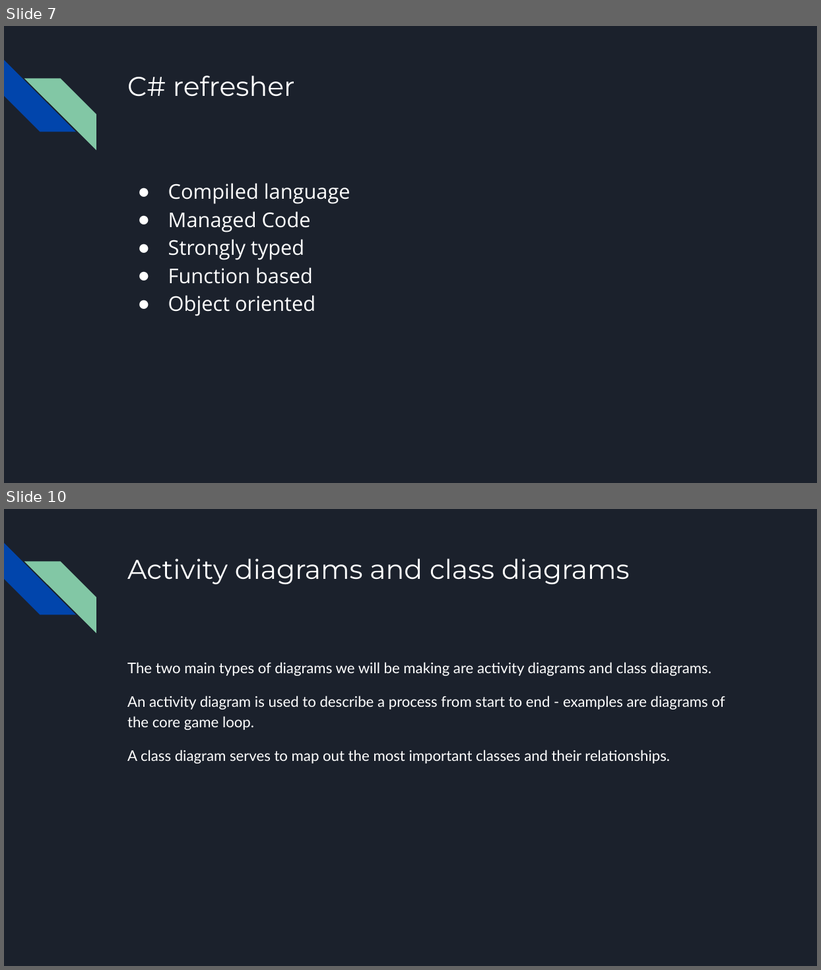
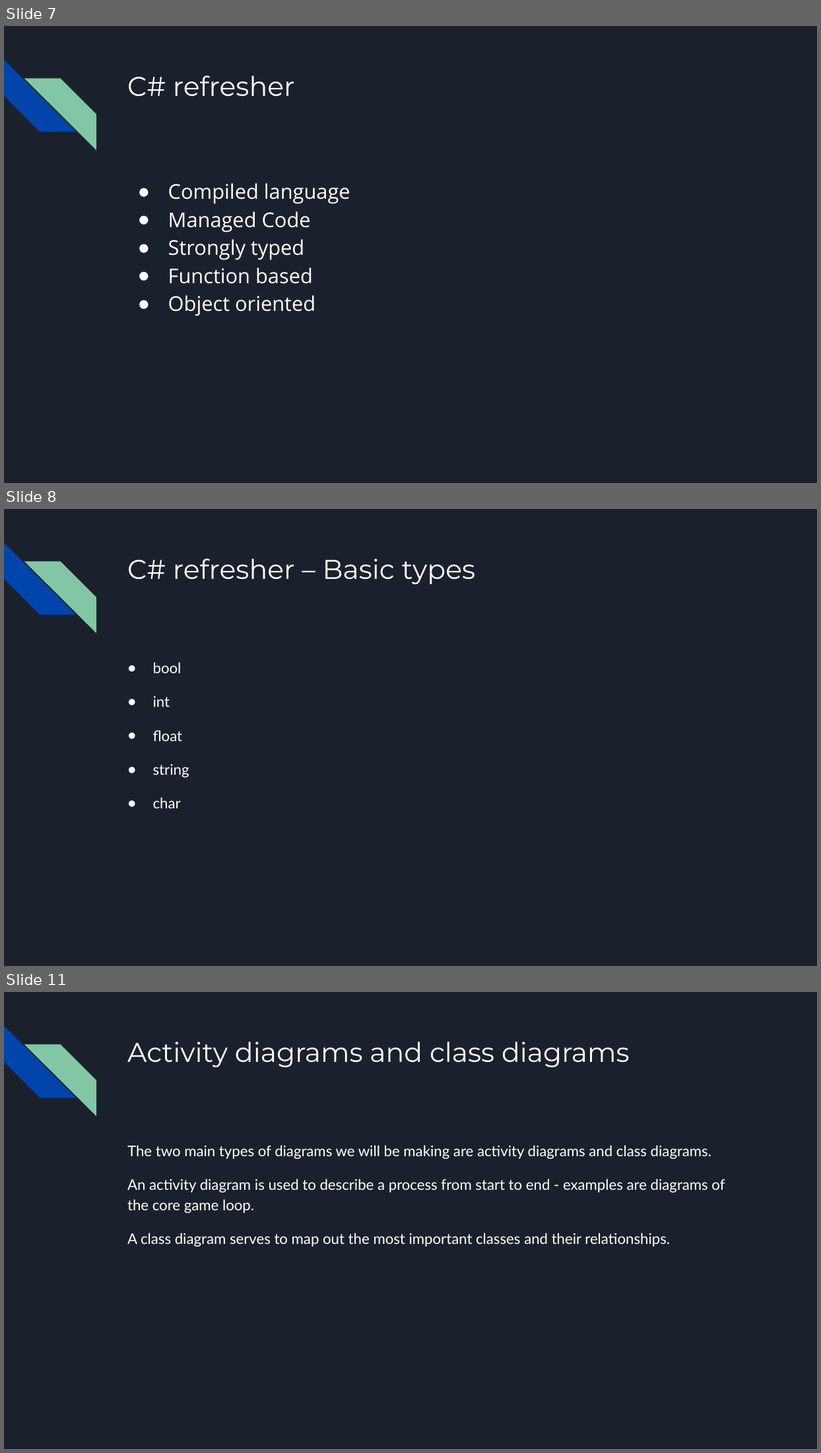
Before and after one commit to Erikzy/OOP_EUAS_2022, a slide deck: Object Oriented Programming using Unity_C# - Lesson 1.pptx. Shown one above the other, each under a label of ours: slides 7 and 10 before the commit, slides 7, 8 and 11 after it; the slides between them are not shown. The pictures are 821x970 and 821x1453 pixels, drawn with LibreOffice and Linux fonts; fonts in the diff are those of the drawing. Boxes give left, top, right and bottom in pixels: in the first picture for what was removed or moved away, otherwise in the second. Text is boxed around its words. In the diff, an @@ line names an element or a change of style, - is before the commit and + after.

```diff
--- a/Object Oriented Programming using Unity_C# - Lesson 1.pptx
+++ b/Object Oriented Programming using Unity_C# - Lesson 1.pptx
@@ slide 8 added at box(4, 509, 817, 966), background #1B212C; not listed: 2 template elements that a slide beside it also shows @@
@@ title added at box(127, 559, 475, 584), 24 pt, text #FFFFFF @@
+C# refresher – Basic types
@@ text added at box(153, 662, 189, 809), 13 pt, text #FFFFFF @@
+● bool
+● int
+● float
+● string
+● char
@@ what was slide 10 is now slide 11 @@
```
Also in this commit, not shown: 1 slide changed, 1 other slide added, 1 slide removed.
